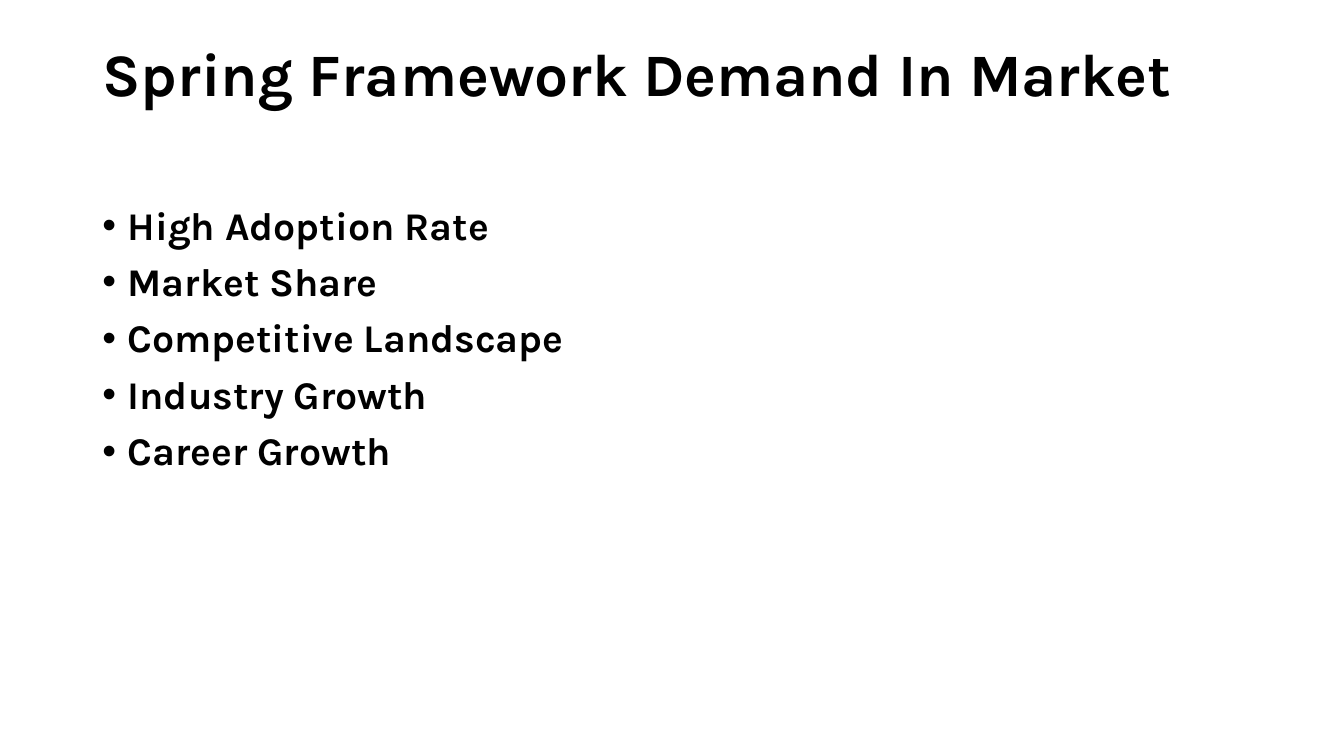
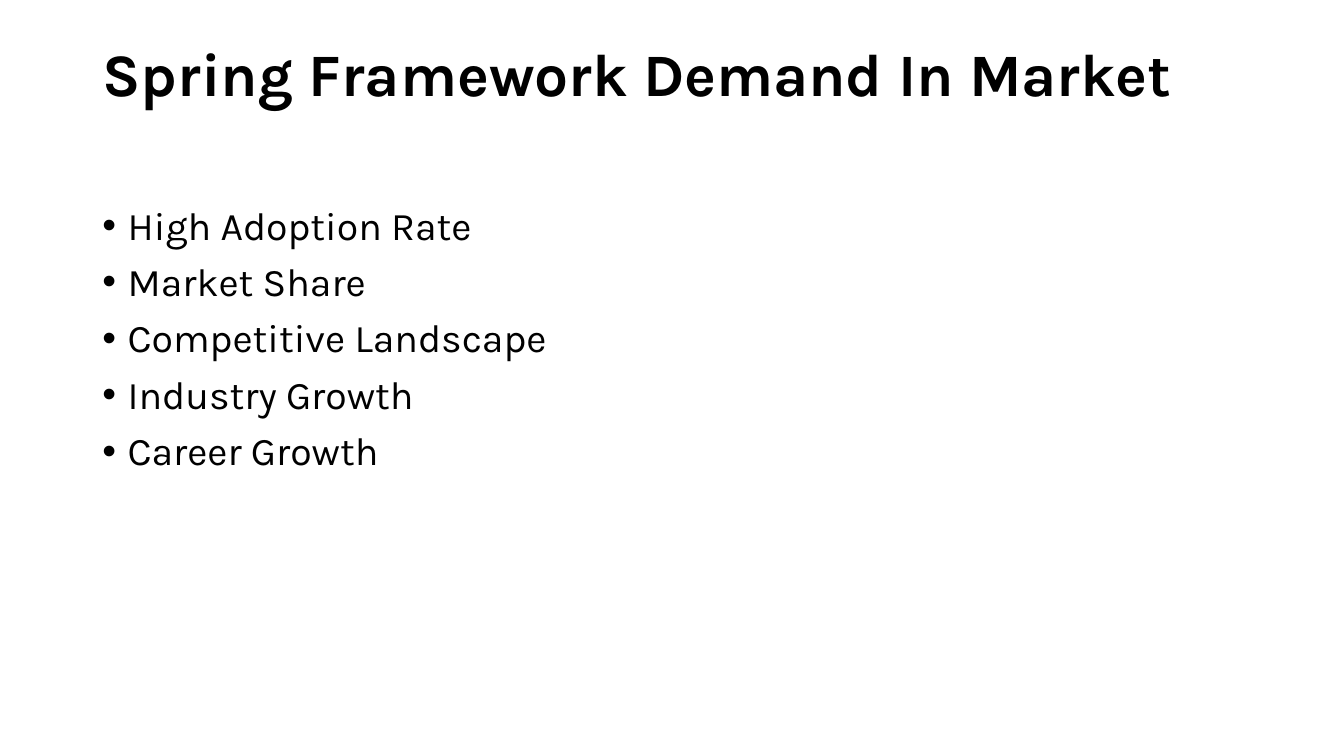
Before and after one commit to ProgrammingStairs/Hibernate-330pm, a slide deck: slide 27 of Spring Introduction.pptx (slide 24 before the commit). Drawn at 1344x756 pixels with LibreOffice and Linux fonts; fonts in the diff are those of the drawing. Boxes give left, top, right and bottom in pixels: in the first picture for what was removed or moved away, otherwise in the second. Text is boxed around its words. In the diff, an @@ line names an element or a change of style, - is before the commit and + after.

```diff
--- a/Spring Introduction.pptx
+++ b/Spring Introduction.pptx
@@ text "High Adoption Rate" at bbox=[128, 213, 547, 466]: bold off @@
```
Also in this commit, not shown: 2 other slides changed, 10 slides added.
